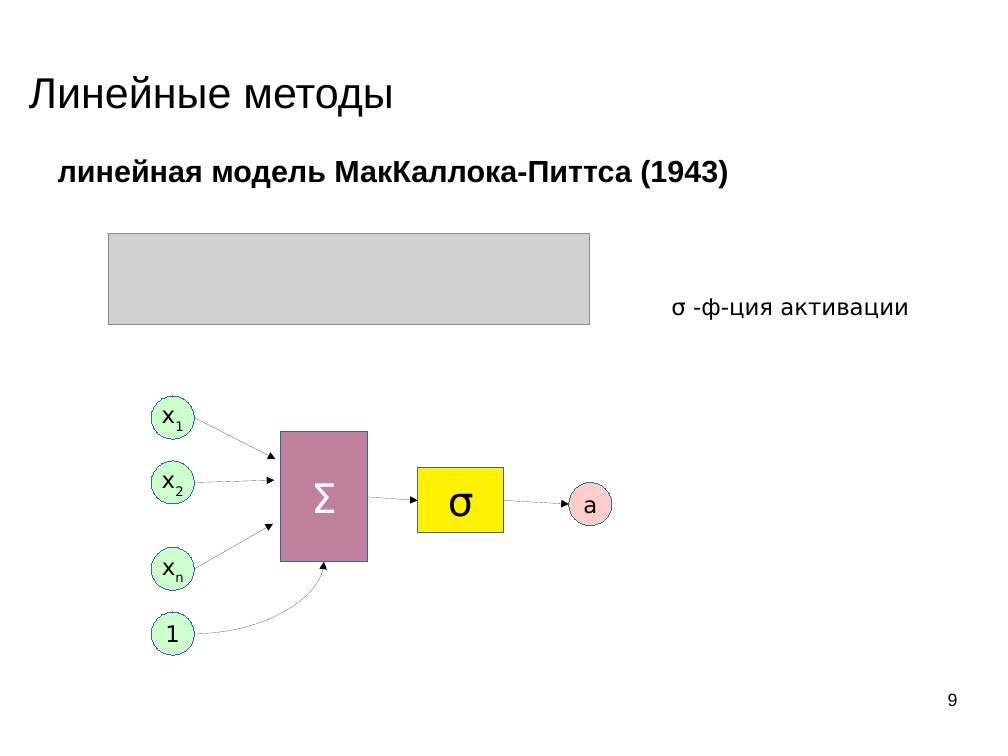
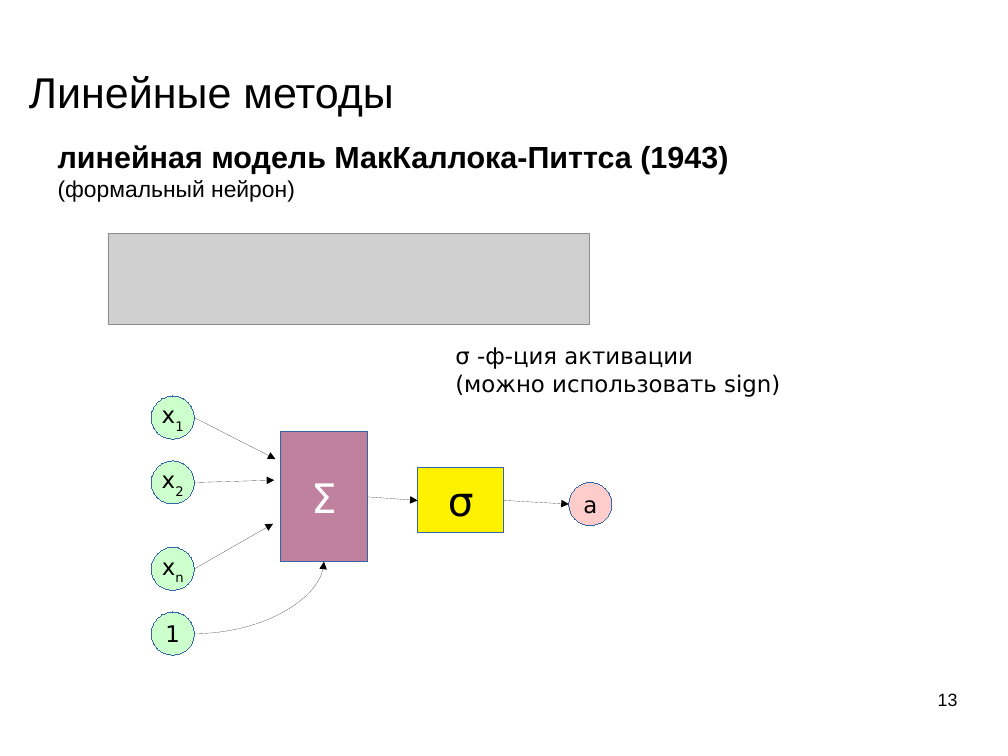
Before and after one commit to mechanoid5/ml_lectorium_legacy, a slide deck: slide 13 of 09-linear.odp (slide 9 before the commit). Drawn at 1008x756 pixels with LibreOffice and Linux fonts; fonts in the diff are those of the drawing; grey boxes stand for pictures; background and template pictures are left out. Boxes give left, top, right and bottom in pixels: in the first picture for what was removed or moved away, otherwise in the second. Text is boxed around its words. In the diff, an @@ line names an element or a change of style, - is before the commit and + after.

```diff
--- a/09-linear.odp
+++ b/09-linear.odp
@@ subtitle at (58,180,295,202): paragraph added @@
+(формальный нейрон)
@@ text "σ -ф-ция активации": place and size @@
-text "σ -ф-ция активации" at (671,298,909,320)
+text "σ -ф-ция активации" at (455,347,780,397)
@@ text at (455,374,780,397): paragraph added @@
+(можно использовать sign)
@@ page number at (938,693,958,706): text changed @@
-9
+13
```
Also in this commit, not shown: 10 other slides changed, 7 slides added, 2 slides removed.
